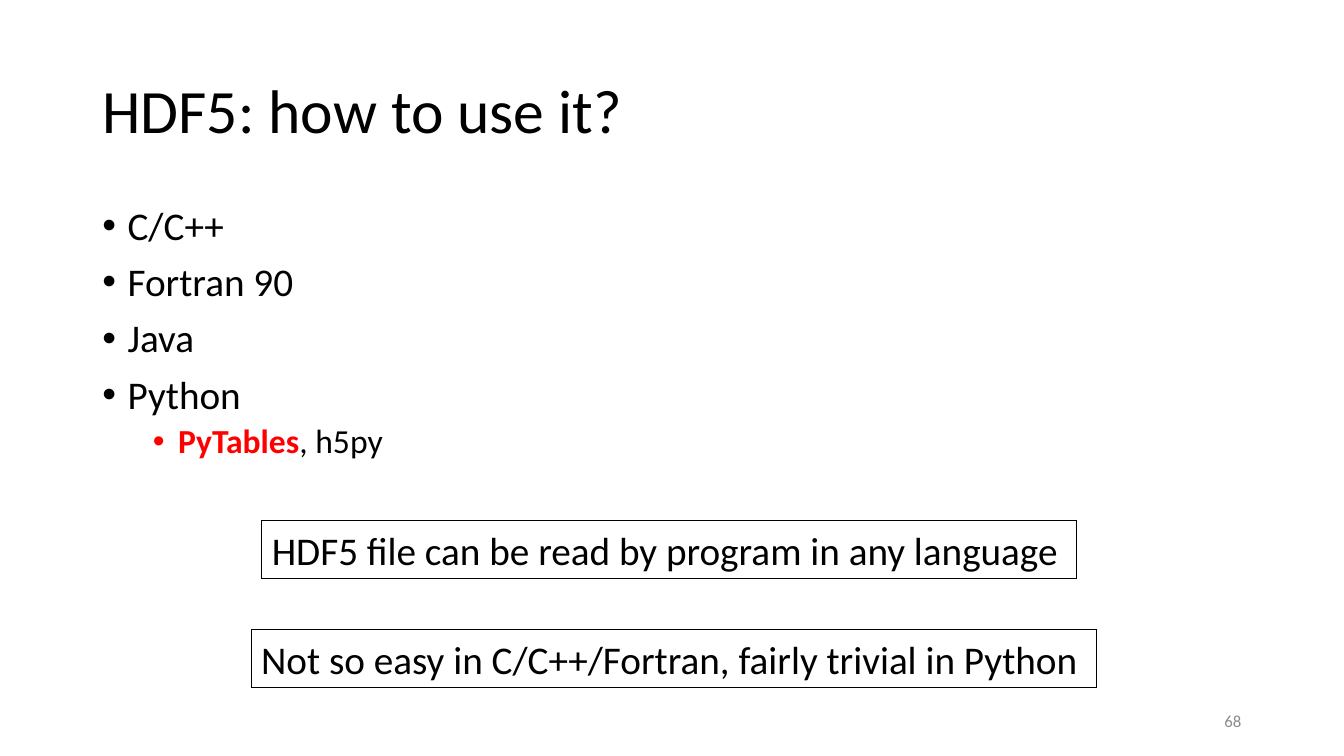
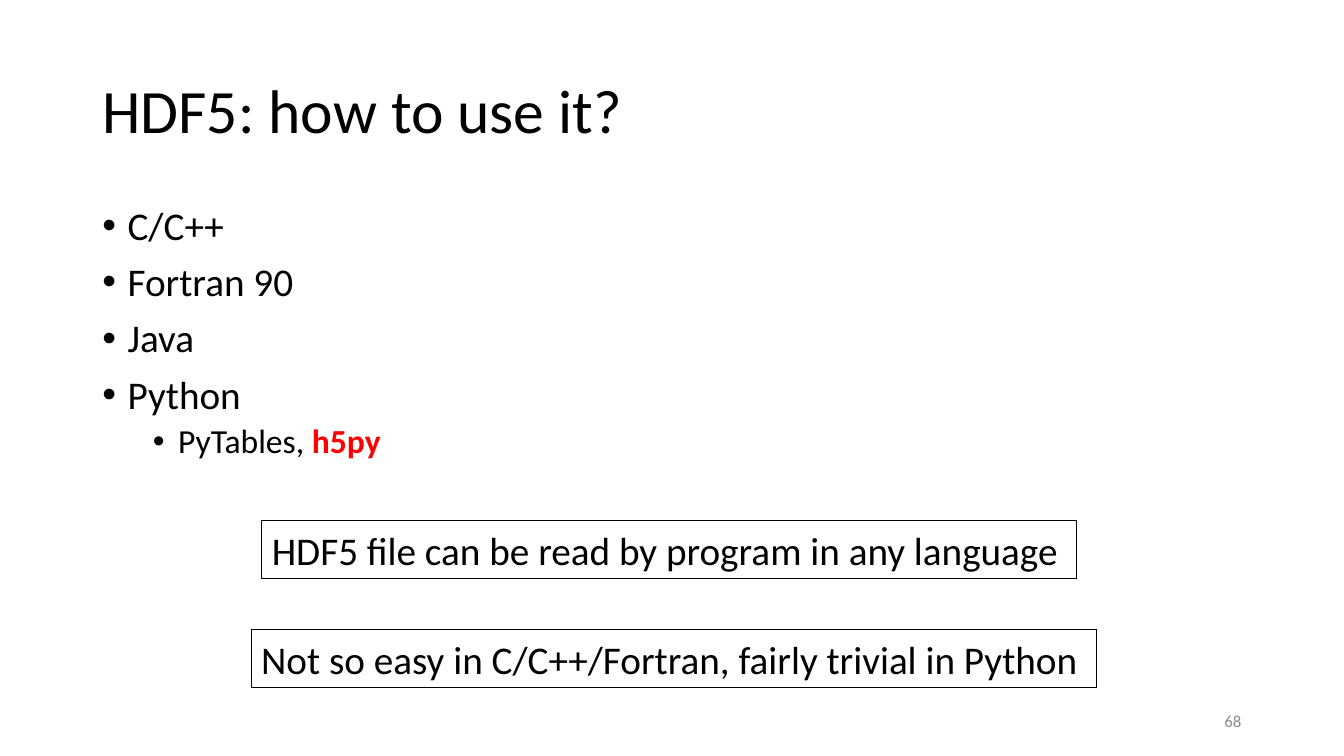
Before and after one commit to gjbex/Scientific-Python, a slide deck: slide 68 of scientific_python.pptx. Drawn at 1344x756 pixels with LibreOffice and Linux fonts; fonts in the diff are those of the drawing. Boxes give left, top, right and bottom in pixels: in the first picture for what was removed or moved away, otherwise in the second. Text is boxed around its words. In the diff, an @@ line names an element or a change of style, - is before the commit and + after.

```diff
--- a/scientific_python.pptx
+++ b/scientific_python.pptx
@@ text at (178,429,381,459): text colour #FF0000 to #000000, bold off in "PyTables,"; text colour #000000 to #FF0000, bold on in "h5py" @@
```
Also in this commit, not shown: 1 other slide changed, 1 slide added.
